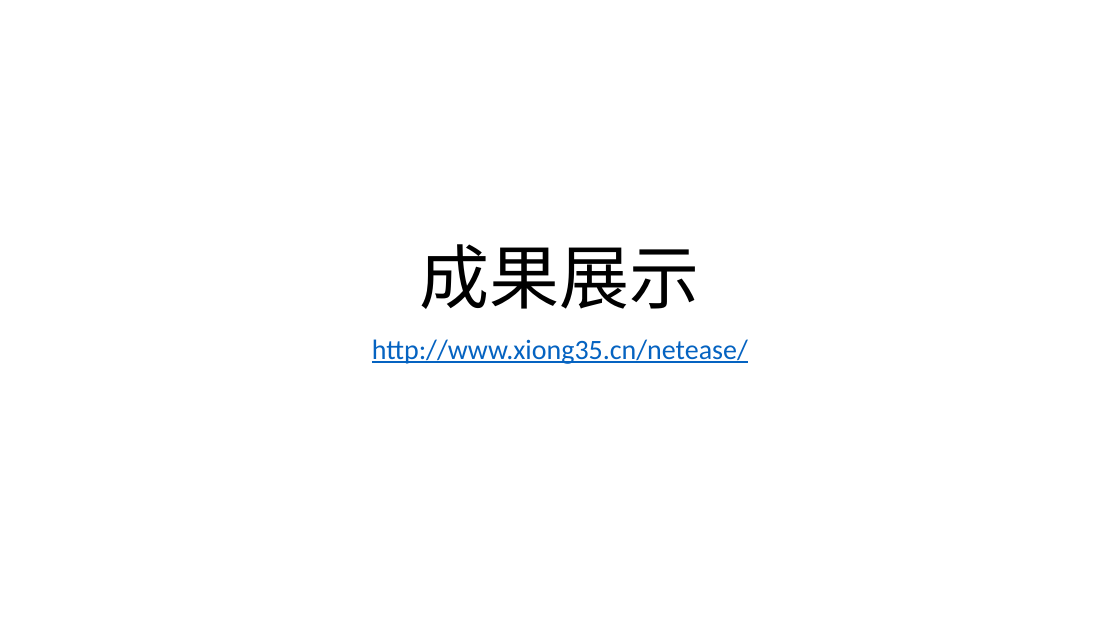
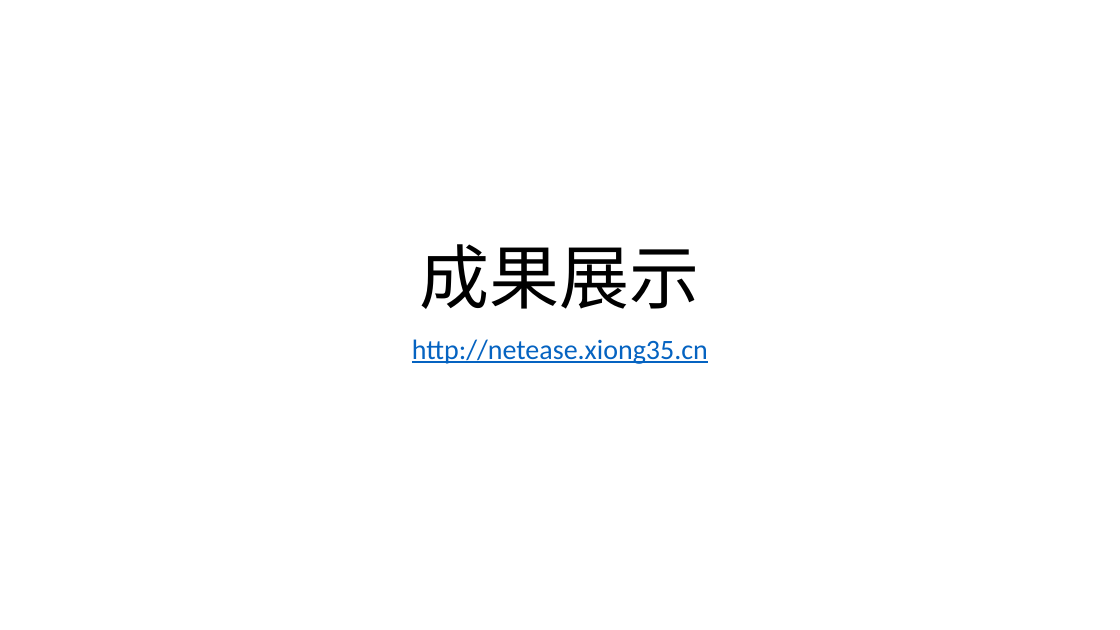
Before and after one commit to xiong35/netease-web, a slide deck: slide 2 of docs/项目介绍.pptx. Drawn at 1120x630 pixels with LibreOffice and Linux fonts; fonts in the diff are those of the drawing. Boxes give left, top, right and bottom in pixels: in the first picture for what was removed or moved away, otherwise in the second. Text is boxed around its words. In the diff, an @@ line names an element or a change of style, - is before the commit and + after.

```diff
--- a/docs/项目介绍.pptx
+++ b/docs/项目介绍.pptx
@@ subtitle at (412, 339, 708, 364): text changed @@
-http://www.xiong35.cn/netease/
+http://netease.xiong35.cn
```
Also in this commit, not shown: 2 other slides changed, 17 slides added, 1 slide removed, 3 other files.
